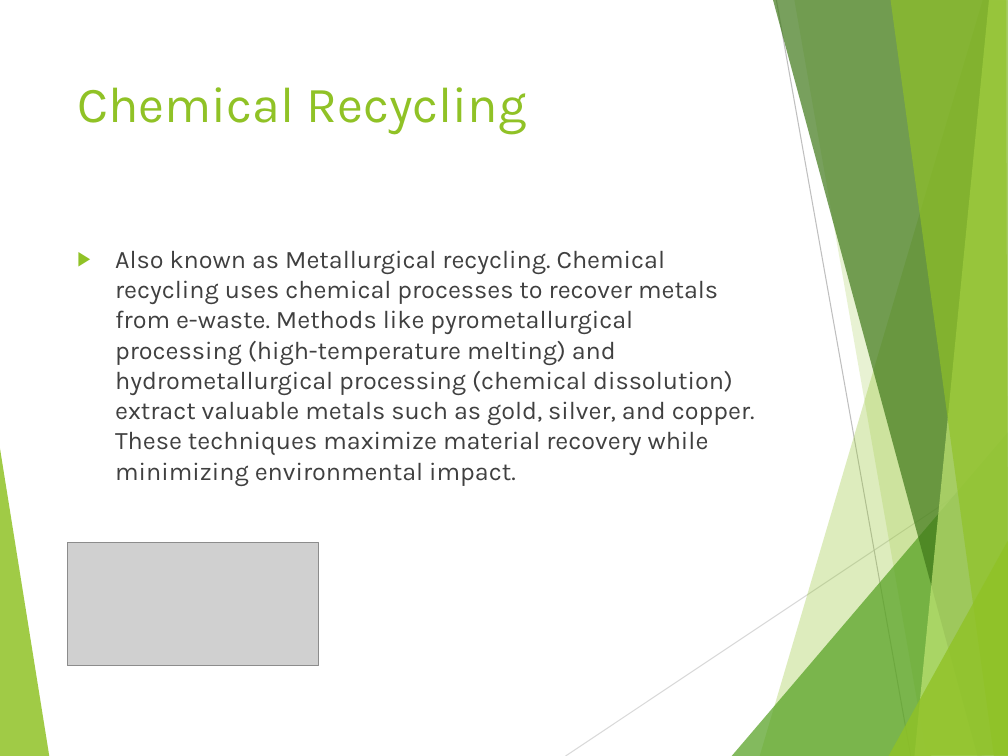
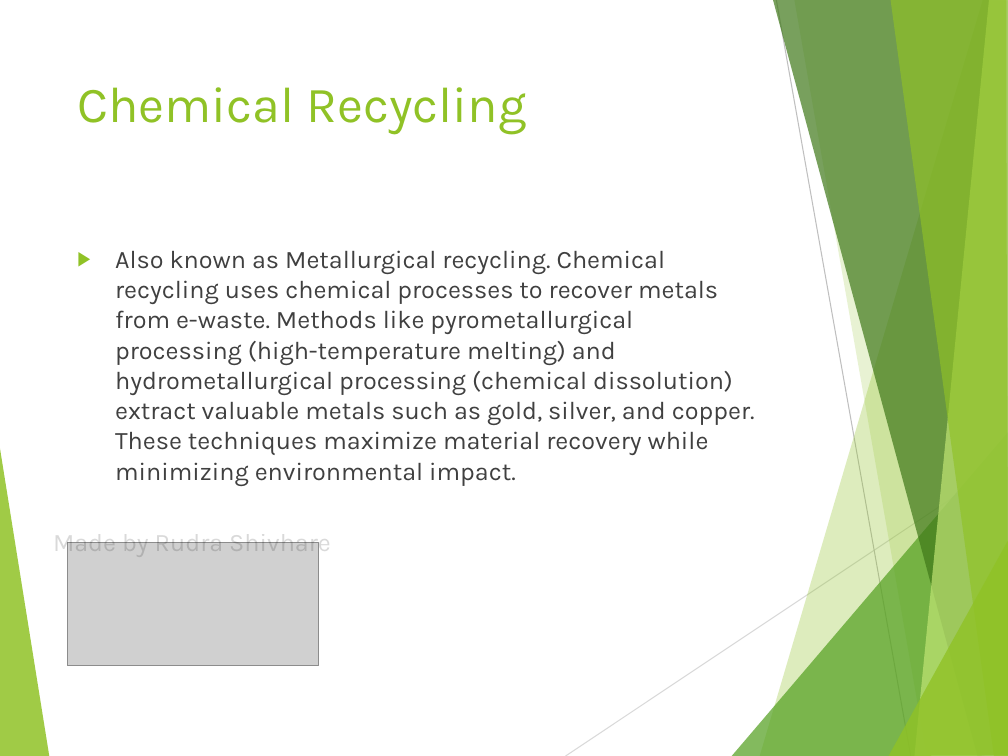
Before and after one commit to Rudra2701/RND-PPT, a slide deck: slide 6 of e-waste.pptx. Drawn at 1008x756 pixels with LibreOffice and Linux fonts; fonts in the diff are those of the drawing; grey boxes stand for pictures. Boxes give left, top, right and bottom in pixels: in the first picture for what was removed or moved away, otherwise in the second. Text is boxed around its words. In the diff, an @@ line names an element or a change of style, - is before the commit and + after.

```diff
--- a/e-waste.pptx
+++ b/e-waste.pptx
@@ text added at (53, 529, 331, 558), 18 pt, text #000000 at 14% opacity @@
+Made by Rudra Shivhare
```
Also in this commit, not shown: 2 other slides changed.
